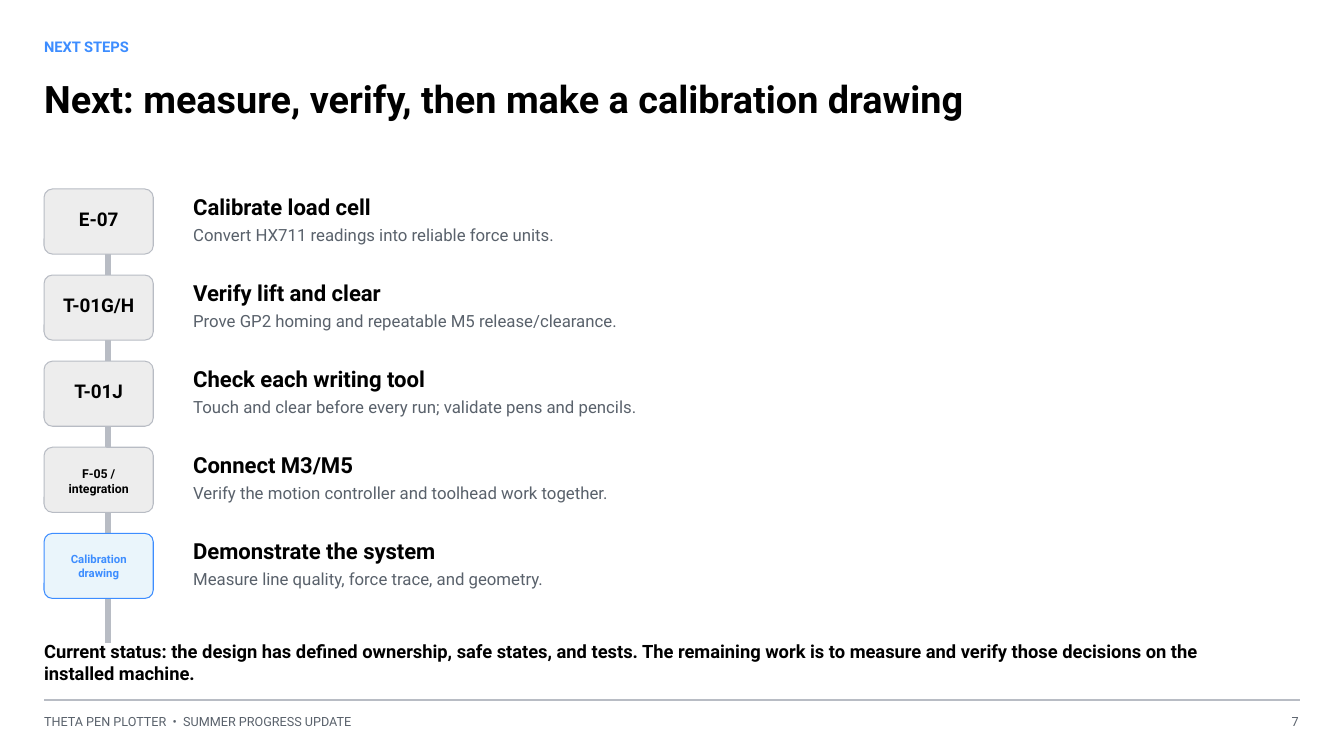
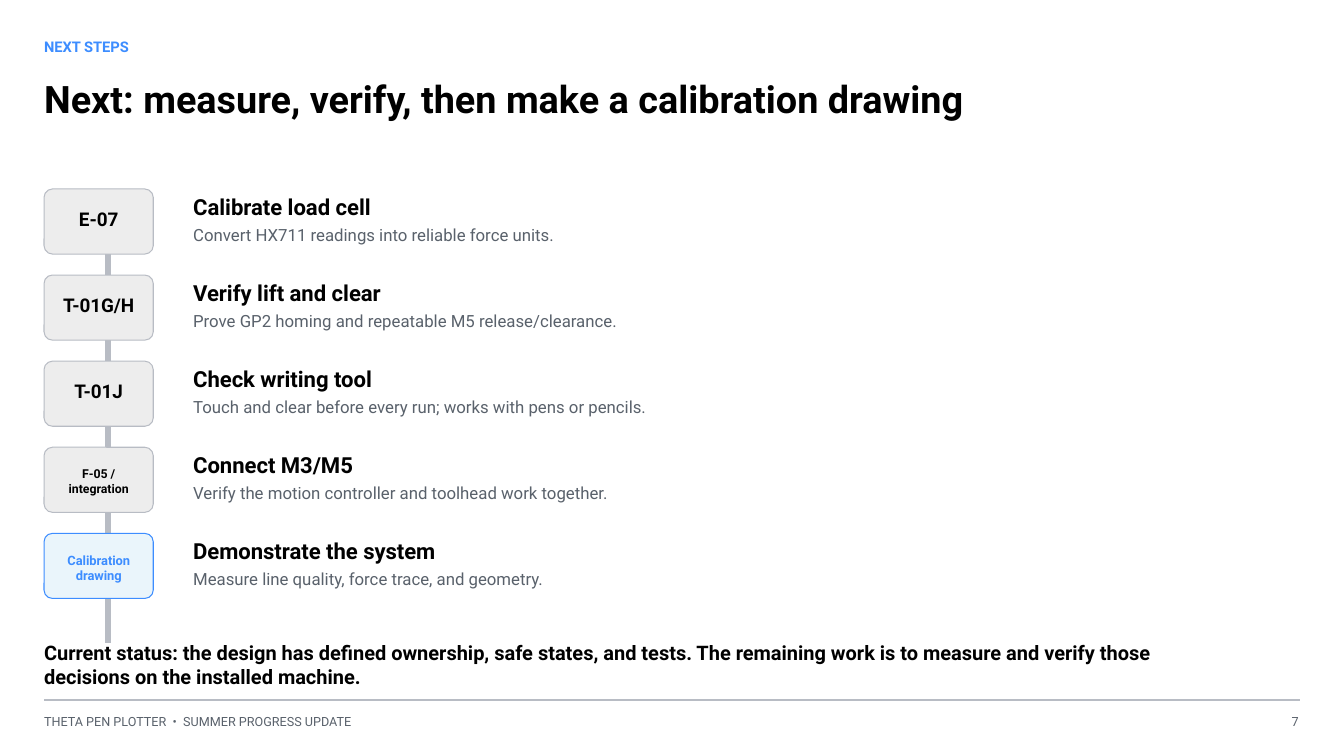
Before and after one commit to kevin-chase-claypool/converter, a slide deck: slide 13 of docs/report/Theta_Pen_Plotter_Summer_Progress_Update.pptx. Drawn at 1344x756 pixels with LibreOffice and Linux fonts; fonts in the diff are those of the drawing. Boxes give left, top, right and bottom in pixels: in the first picture for what was removed or moved away, otherwise in the second. Text is boxed around its words. In the diff, an @@ line names an element or a change of style, - is before the commit and + after.

```diff
--- a/docs/report/Theta_Pen_Plotter_Summer_Progress_Update.pptx
+++ b/docs/report/Theta_Pen_Plotter_Summer_Progress_Update.pptx
@@ text at (193,370,372,392): text changed @@
-Check each writing tool
+Check writing tool
@@ text at (193,400,646,417): text changed @@
-Touch and clear before every run; validate pens and pencils.
+Touch and clear before every run; works with pens or pencils.
@@ text "Calibration drawing" at (67,555,130,583): size 8.1 to 9.1 pt @@
@@ text "Current status: the design has ..." at (44,642,1150,685): size 13.1 to 14.3 pt @@
```
Also in this commit, not shown: 5 other slides changed, 6 other files.
